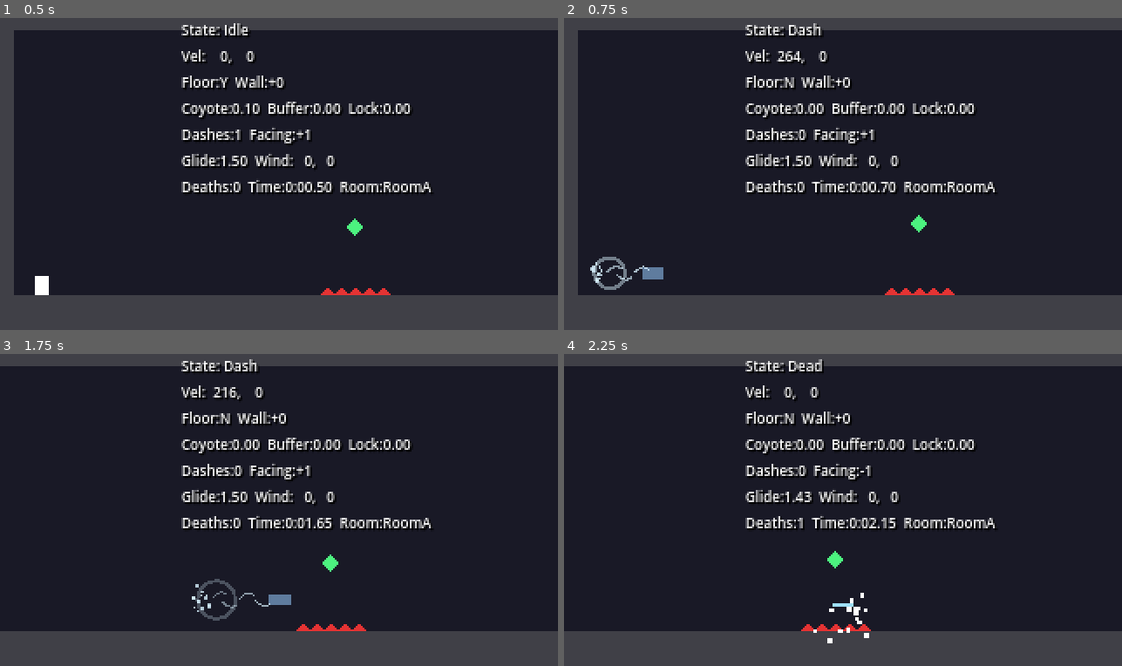
Above: before the commit, frames 1-4 (two rows, left to right).
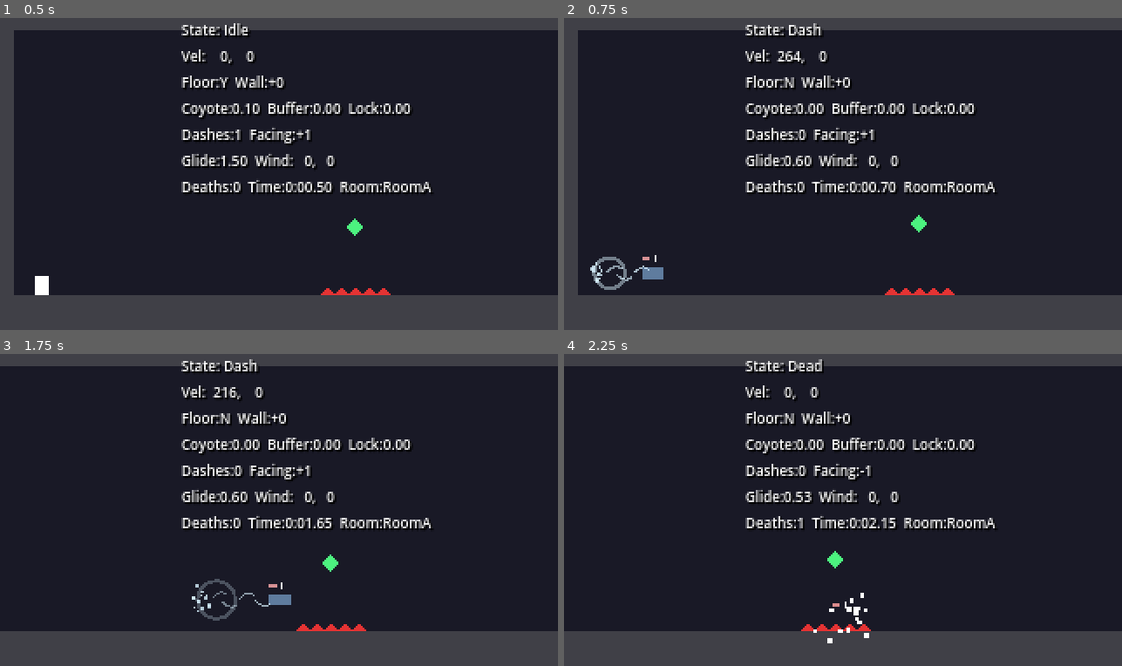
Above: after the commit, the same moments.

Repository: SnirNehemia/Celeste-Bender
Game: Godot game, scene res://tests/test_world.tscn
The game is run twice, just before and just after one commit, with the same random seed, the same clock (stepped at 60 frames per second) and the same inputs.
Inputs:
- Up to frame 1 (0.5 s): no input
- Up to frame 2 (0.75 s): hold Right (move_right) from 0.53 s (still down); hold C (jump) from 0.53 s (still down); tap X (dash) at 0.6 s
- Up to frame 3 (1.75 s): keep holding Right (move_right); release C (jump) at 1.28 s; tap C (jump) at 1.35, 1.52 s; tap X (dash) at 1.55 s
- Up to frame 4 (2.25 s): tap C (jump) at 1.82 s; release Right (move_right) at 2.03 s; hold Left (move_left) from 2.03 s (still down); hold C (jump) from 2.03 s (still down); tap X (dash) at 2.1 s

Frame 1 is identical in both runs. In frame 2, less than 0.1% of the frame differs, in the area x 14-43%, y 44-79%; in frame 3, less than 0.1%; in frame 4, 0.1%, in the area x 39-52%, y 44-82%.

Commit message:
Shared air stamina: dash spends glide stamina (toggle), dash-cost notch on bar
Co-Authored-By: Claude Opus 5.5 <noreply@anthropic.com>

Diff:
--- a/resources/player_tuning.gd
+++ b/resources/player_tuning.gd
@@ -120,6 +120,13 @@
 ## Stamina drain multiplier inside an updraft (0 = riding an updraft is free, so
 ## updrafts work as "elevators" of any height; 1 = drains like normal gliding).
 @export var glide_updraft_stamina_drain: float = 0.0
+## Shared air stamina (experimental): when on, the dash costs glide stamina instead
+## of using dash charges. Dash and glide then spend ONE "breath" bar; wind crystals
+## and the ground refill it. Off = classic GAME_DESIGN.md §5.1 dash charges.
+@export var dash_uses_stamina: bool = true
+## Stamina one dash costs, in glide-seconds (0.9 of 1.5 = 60% of the bar, so only
+## one dash fits in a full bar; a second needs a crystal or the ground).
+@export var dash_stamina_cost: float = 0.9
 ## Seconds between the curved gust arcs drawn under the player while gliding.
 @export var glide_gust_interval: float = 0.09
 
--- a/resources/player_tuning.tres
+++ b/resources/player_tuning.tres
@@ -45,6 +45,8 @@
 glide_stamina_time = 1.5
 glide_updraft_lift_multiplier = 2.0
 glide_updraft_stamina_drain = 0.0
+dash_uses_stamina = true
+dash_stamina_cost = 0.9
 glide_gust_interval = 0.09
 death_respawn_delay = 0.4
 room_transition_time = 0.3
--- a/scenes/player/abilities/air_dash_ability.gd
+++ b/scenes/player/abilities/air_dash_ability.gd
@@ -18,6 +18,11 @@
 ## abilities own resources and effects. The Dash state calls the begin/trail/end
 ## functions below at the right moments. Wind crystals call refill().
 ##
+## Shared stamina mode (tuning.dash_uses_stamina): charges are ignored and a dash
+## spends GlideAbility stamina instead (tuning.dash_stamina_cost). can_dash() and
+## refill() hide the difference, so the states and wind crystals don't care which
+## mode is on.
+##
 ## All effects are built in code from placeholder shapes (Line2D, CPUParticles2D),
 ## per CLAUDE.md. Effects are added to the player's PARENT (the world) so they stay
 ## where they were made while the player moves on.
@@ -61,12 +66,26 @@
 # --- Charges ---------------------------------------------------------------
 
 func can_dash() -> bool:
+	if player.tuning.dash_uses_stamina:
+		return player.glide.stamina_remaining >= player.tuning.dash_stamina_cost
 	return dashes_remaining > 0
+
+
+## How many dashes could be done right now (for the debug overlay).
+func get_dashes_available() -> int:
+	if player.tuning.dash_uses_stamina:
+		return floori(player.glide.stamina_remaining / player.tuning.dash_stamina_cost)
+	return dashes_remaining
 
 
 ## Restores all charges. Returns true if anything was actually restored, so a
 ## wind crystal only gets used up when you needed it.
+## In shared stamina mode this refills the stamina bar instead.
 func refill() -> bool:
+	if player.tuning.dash_uses_stamina:
+		var stamina_restored: bool = player.glide.refill()
+		_update_tint()
+		return stamina_restored
 	if dashes_remaining >= player.tuning.max_dash_charges:
 		return false
 	dashes_remaining = player.tuning.max_dash_charges
@@ -91,8 +110,11 @@
 
 ## Spends a charge and plays all dash-start effects for a dash toward `direction`.
 func begin_dash(direction: Vector2) -> void:
-	dashes_remaining -= 1
-	charges_changed.emit(dashes_remaining)
+	if player.tuning.dash_uses_stamina:
+		player.glide.spend(player.tuning.dash_stamina_cost)
+	else:
+		dashes_remaining -= 1
+		charges_changed.emit(dashes_remaining)
 	_update_tint()
 
 	var tuning: PlayerTuning = player.tuning
--- a/scenes/player/abilities/glide_ability.gd
+++ b/scenes/player/abilities/glide_ability.gd
@@ -4,7 +4,9 @@
 ##   Player > GlideAbility
 ##
 ## Responsibilities (and only these):
-##   - glide STAMINA: seconds of gliding left this airtime, refilled on the ground
+##   - glide STAMINA: seconds of gliding left this airtime, refilled on the ground.
+##     With tuning.dash_uses_stamina on, the dash spends it too (see AirDashAbility):
+##     one shared "breath" bar, with a notch marking the dash cost.
 ##   - the small stamina bar above the player's head (drawn by this node)
 ##   - the glide's look. It should read as AIR BENDING: the player pushes air DOWN
 ##     to hold themself up:
@@ -29,6 +31,8 @@
 const BAR_LOW_COLOR: Color = Color(1.0, 0.35, 0.3)
 ## Below this fraction of stamina, the bar blinks as a warning.
 const BAR_LOW_FRACTION: float = 0.3
+## The dash-cost notch on the bar (shared stamina mode).
+const BAR_NOTCH_COLOR: Color = Color(1, 1, 1, 0.9)
 ## Where the player's feet are, relative to this node (this node sits 15 px above them).
 const FEET_OFFSET: Vector2 = Vector2(0, 15)
 
@@ -62,7 +66,9 @@
 ## Runs every physics frame, after the player's move_and_slide() (children run after
 ## their parent), so is_on_floor() is up to date.
 func _physics_process(delta: float) -> void:
-	if player.is_on_floor():
+	# Same rule as dash charges: no ground refill mid-dash, otherwise a dash along
+	# the floor would cost nothing.
+	if player.is_on_floor() and not player.is_dashing():
 		refill()
 	blink_time += delta
 	# queue_redraw() asks Godot to call _draw() again this frame.
@@ -75,10 +81,19 @@
 	return stamina_remaining > 0.0
 
 
-func refill() -> void:
+## Fills the bar. Returns true if anything was restored (a wind crystal is only
+## used up if it actually helped).
+func refill() -> bool:
 	if stamina_remaining >= player.tuning.glide_stamina_time:
-		return
+		return false
 	stamina_remaining = player.tuning.glide_stamina_time
+	stamina_changed.emit(stamina_remaining)
+	return true
+
+
+## Spends a lump of stamina at once (used by the dash in shared stamina mode).
+func spend(amount: float) -> void:
+	stamina_remaining = maxf(stamina_remaining - amount, 0.0)
 	stamina_changed.emit(stamina_remaining)
 
 
@@ -142,6 +157,11 @@
 	draw_rect(Rect2(bar_origin, BAR_SIZE), BAR_BACK_COLOR)
 	var fill_color: Color = BAR_LOW_COLOR.lerp(BAR_FULL_COLOR, fraction)
 	draw_rect(Rect2(bar_origin, Vector2(BAR_SIZE.x * fraction, BAR_SIZE.y)), fill_color)
+	# Shared stamina: a notch where the dash cost is. Fill right of the notch = you
+	# can dash; left of it = glide only. Drawn 1 px taller than the bar to stand out.
+	if player.tuning.dash_uses_stamina and max_stamina > 0.0:
+		var notch_x: float = bar_origin.x + BAR_SIZE.x * (player.tuning.dash_stamina_cost / max_stamina)
+		draw_rect(Rect2(notch_x, -1.0, 1.0, BAR_SIZE.y + 2.0), BAR_NOTCH_COLOR)
 
 
 # --- Effect builders ----------------------------------------------------------
--- a/scenes/ui/debug_overlay.gd
+++ b/scenes/ui/debug_overlay.gd
@@ -40,7 +40,7 @@
 		player.coyote_time_remaining,
 		player.jump_buffer_remaining,
 		player.wall_jump_lock_remaining,
-		player.air_dash.dashes_remaining,
+		player.air_dash.get_dashes_available(),
 		int(player.facing_direction),
 		player.glide.stamina_remaining,
 		player.get_wind_velocity().x,
Not shown, changed: GAME_DESIGN.md
